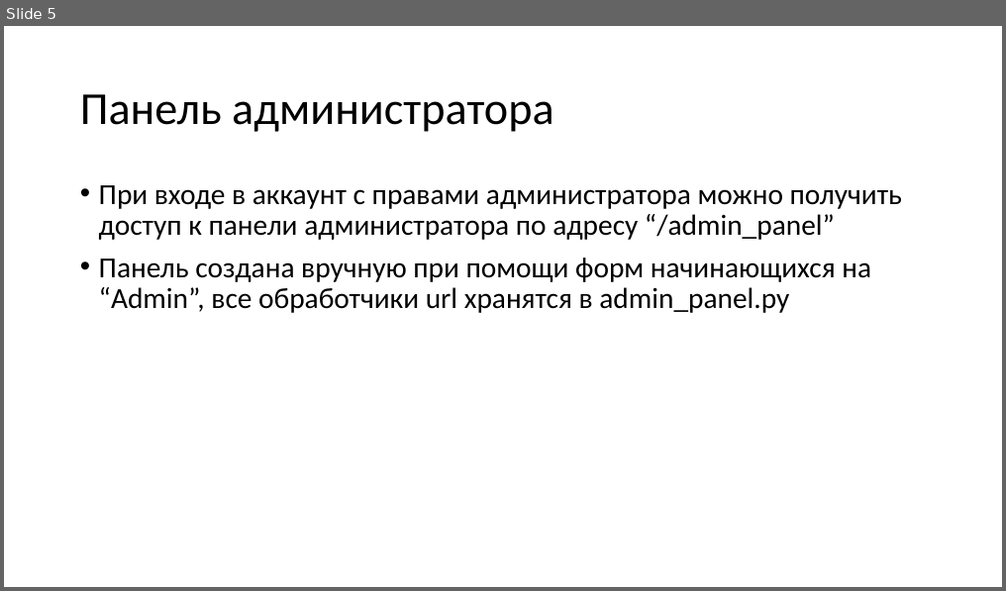
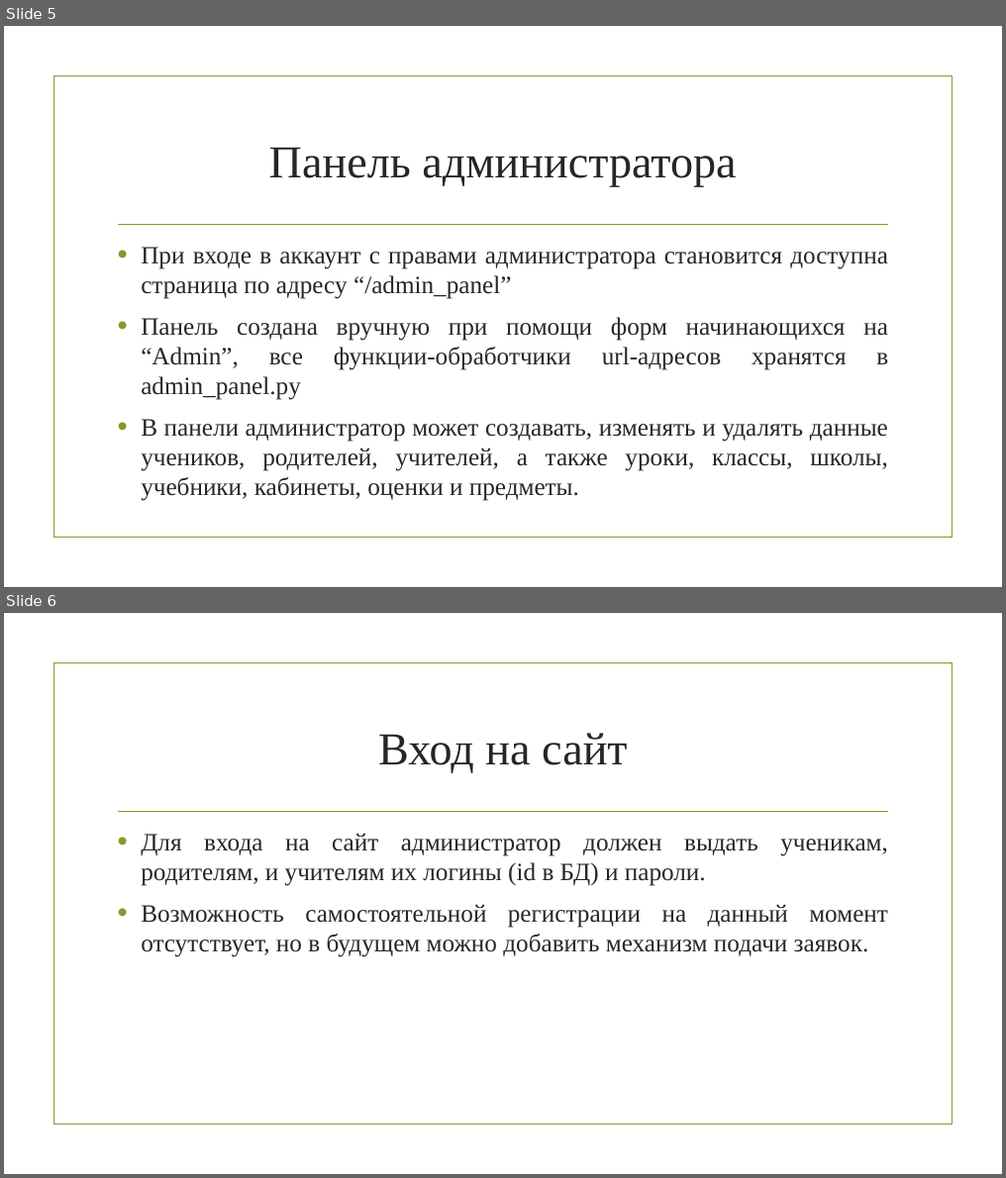
Before and after one commit to CringeCode228/WebSite, a slide deck: Электронный дневник.pptx. Shown one above the other, each under a label of ours: slide 5 before the commit, slides 5 and 6 after it. The pictures are 1006x591 and 1006x1178 pixels, drawn with LibreOffice and Linux fonts; fonts in the diff are those of the drawing; background and template pictures are left out. Boxes give left, top, right and bottom in pixels: in the first picture for what was removed or moved away, otherwise in the second. Text is boxed around its words. In the diff, an @@ line names an element or a change of style, - is before the commit and + after.

```diff
--- a/Электронный дневник.pptx
+++ b/Электронный дневник.pptx
@@ slide 6 added at [4,613,1002,1174], background picture (left out); not listed: 2 template elements that a slide beside it also shows @@
@@ title added at [378,733,627,773], 44 pt, text #262626 @@
+Вход на сайт
@@ text added at [141,833,888,958], 24 pt, text #262626 @@
+• Для входа на сайт администратор должен выдать ученикам, родителям, и учителям их логины (id в БД) и пароли.
+• Возможность самостоятельной регистрации на данный момент отсутствует, но в будущем можно добавить механизм подачи заявок.
@@ slide 5 changed as well @@
@@ rectangle added at [54,76,951,538], outline #83992A 1.25 pt @@
@@ title "Панель администратора": place and size @@
-title "Панель администратора" at [80,94,553,132]
+title "Панель администратора" at [269,147,736,186]
@@ title "Панель администратора" at [269,147,736,186]: font Calibri to Times New Roman, text colour #000000 to #262626; alignment left to centre; line spacing 0.9 to 1 @@
@@ line added from (119, 224) to (888, 224), #83992A 1.25 pt @@
@@ text at [141,247,888,501]: text changed; size 28 to 24 pt; font Calibri to Times New Roman; text colour #000000 to #262626 @@
-• При входе в аккаунт с правами администратора можно получить доступ к панели администратора по адресу “/admin_panel”
-• Панель создана вручную при помощи форм начинающихся на “Admin”, все обработчики url хранятся в admin_panel.py
+• При входе в аккаунт с правами администратора становится доступна страница по адресу “/admin_panel”
+• Панель создана вручную при помощи форм начинающихся на “Admin”, все функции-обработчики url-адресов хранятся в admin_panel.py
+• В панели администратор может создавать, изменять и удалять данные учеников, родителей, учителей, а также уроки, классы, школы, учебники, кабинеты, оценки и предметы.
```
Also in this commit, not shown: 7 other slides changed, 2 other slides added, 1 slide removed, 2 other files.
